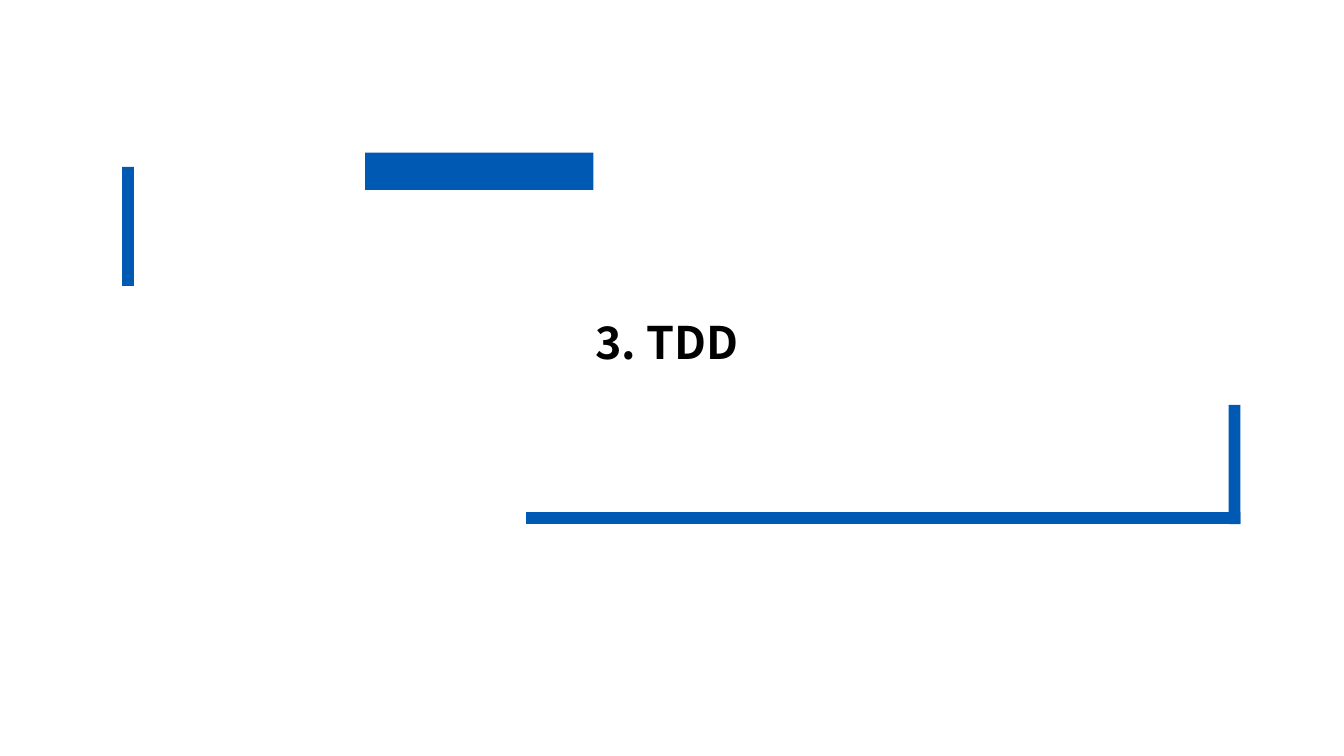
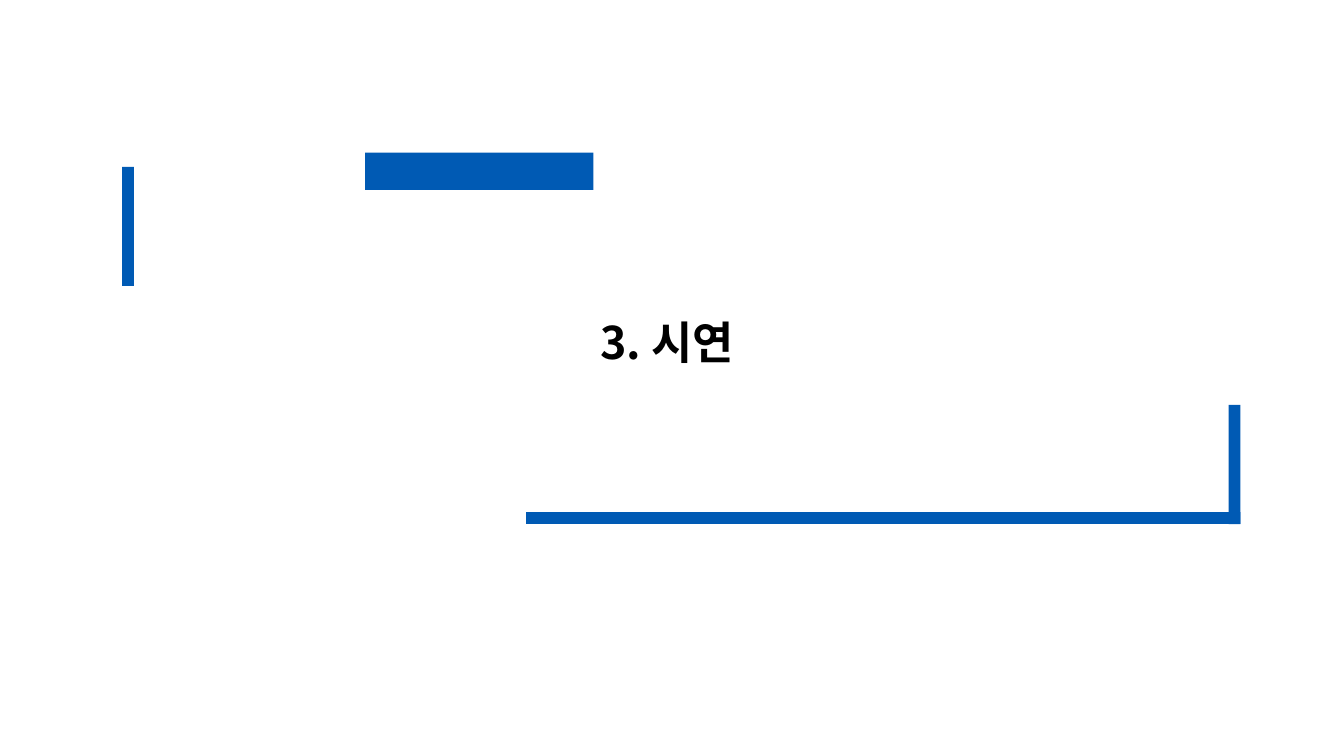
Before and after one commit to sunw-moon-9136/ssd-accept-all, a slide deck: slide 10 of presentation/25_CRA_5차_JAVA_A조.pptx. Drawn at 1344x756 pixels with LibreOffice and Linux fonts; fonts in the diff are those of the drawing. Boxes give left, top, right and bottom in pixels: in the first picture for what was removed or moved away, otherwise in the second. Text is boxed around its words. In the diff, an @@ line names an element or a change of style, - is before the commit and + after.

```diff
--- a/presentation/25_CRA_5차_JAVA_A조.pptx
+++ b/presentation/25_CRA_5차_JAVA_A조.pptx
@@ text at (x1=600, y1=321, x2=733, y2=363): text changed @@
-3. TDD
+3. 시연
```
Also in this commit, not shown: 6 other slides changed, 1 slide added.
